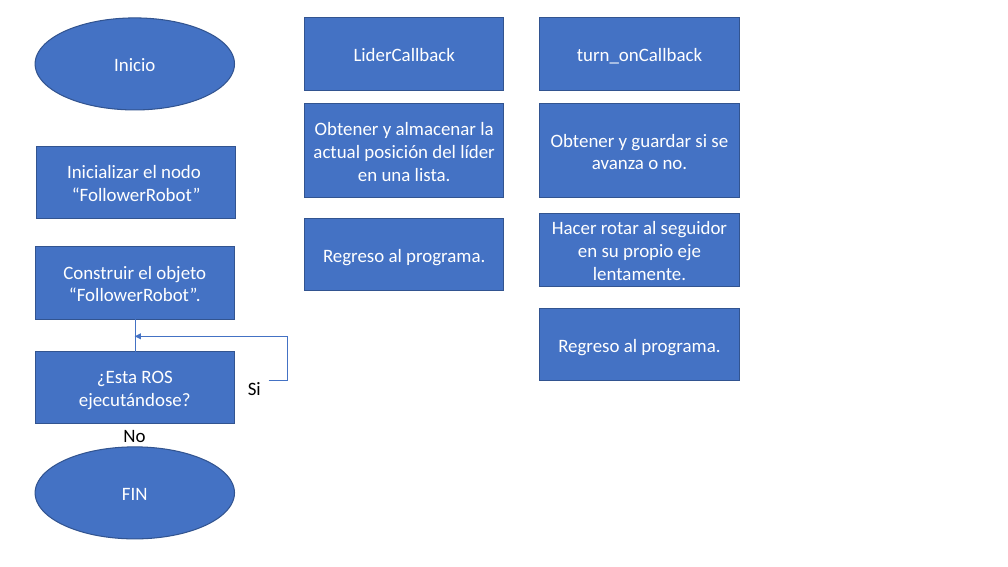
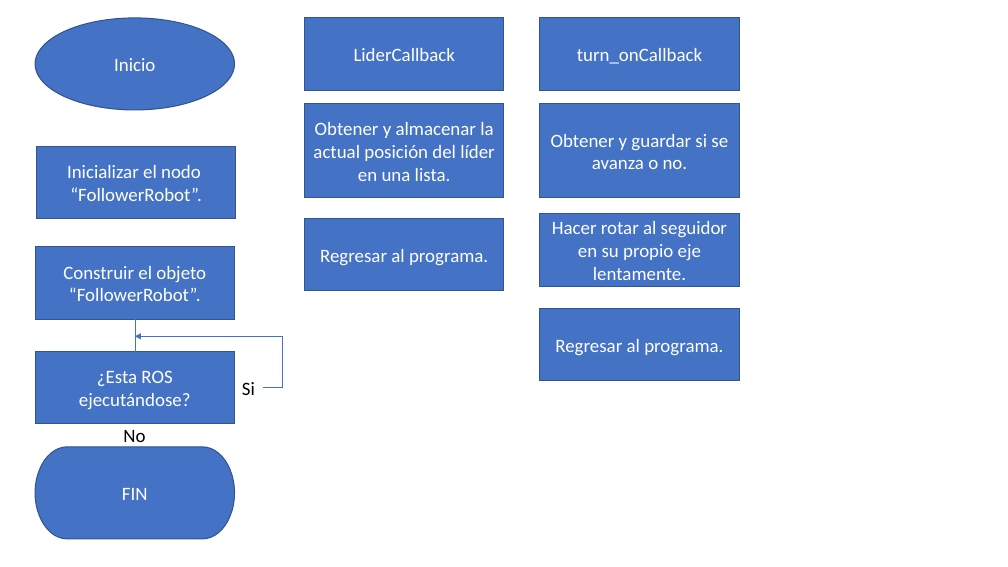
Before and after one commit to lfzarazuaa/Tesis_Lider_Seguidor, a slide deck: slide 9 of Diagramas_de_flujo.pptx. Drawn at 1008x567 pixels with LibreOffice and Linux fonts; fonts in the diff are those of the drawing. Boxes give left, top, right and bottom in pixels: in the first picture for what was removed or moved away, otherwise in the second. Text is boxed around its words. In the diff, an @@ line names an element or a change of style, - is before the commit and + after.

```diff
--- a/Diagramas_de_flujo.pptx
+++ b/Diagramas_de_flujo.pptx
@@ text in rectangle at <box>70,187,202,201</box>: text changed @@
-“FollowerRobot”
+“FollowerRobot”.
@@ text in rectangle at <box>320,249,488,266</box>: text changed @@
-Regreso al programa.
+Regresar al programa.
@@ elbow arrow moved from (268, 381) - (135, 337) to (263, 388) - (135, 337) @@
@@ text in rectangle at <box>555,339,723,356</box>: text changed @@
-Regreso al programa.
+Regresar al programa.
@@ text "Si": place and size @@
-text "Si" at <box>248,382,261,395</box>
+text "Si" at <box>242,382,255,395</box>
@@ pill shape "FIN" at <box>35,447,234,539</box>: ellipse to pill shape @@
```
Also in this commit, not shown: 7 other slides changed, 6 slides added.
